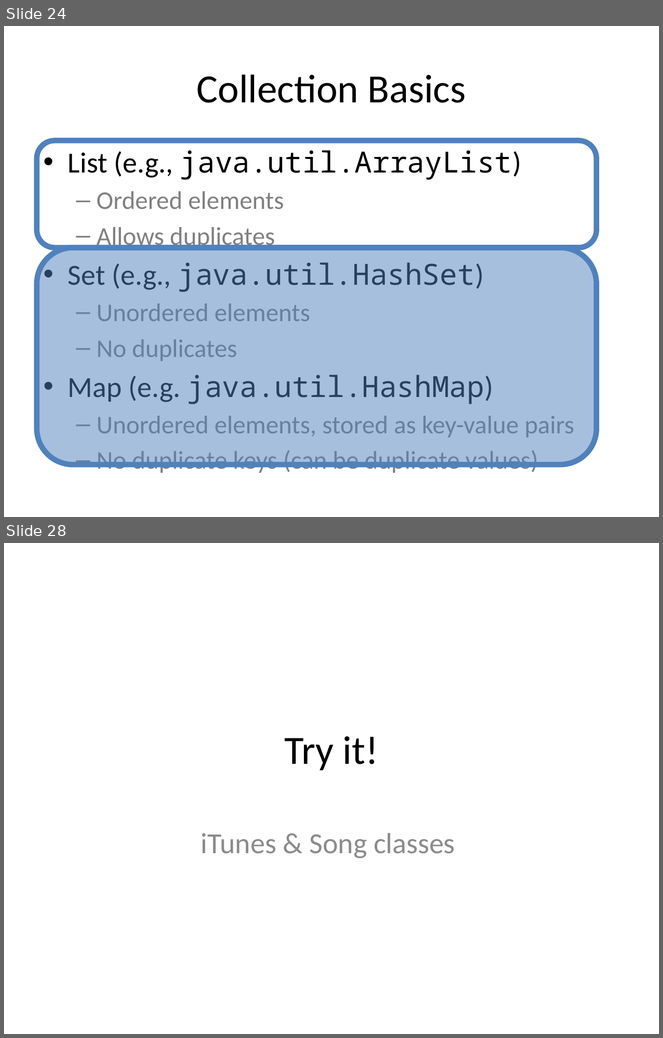
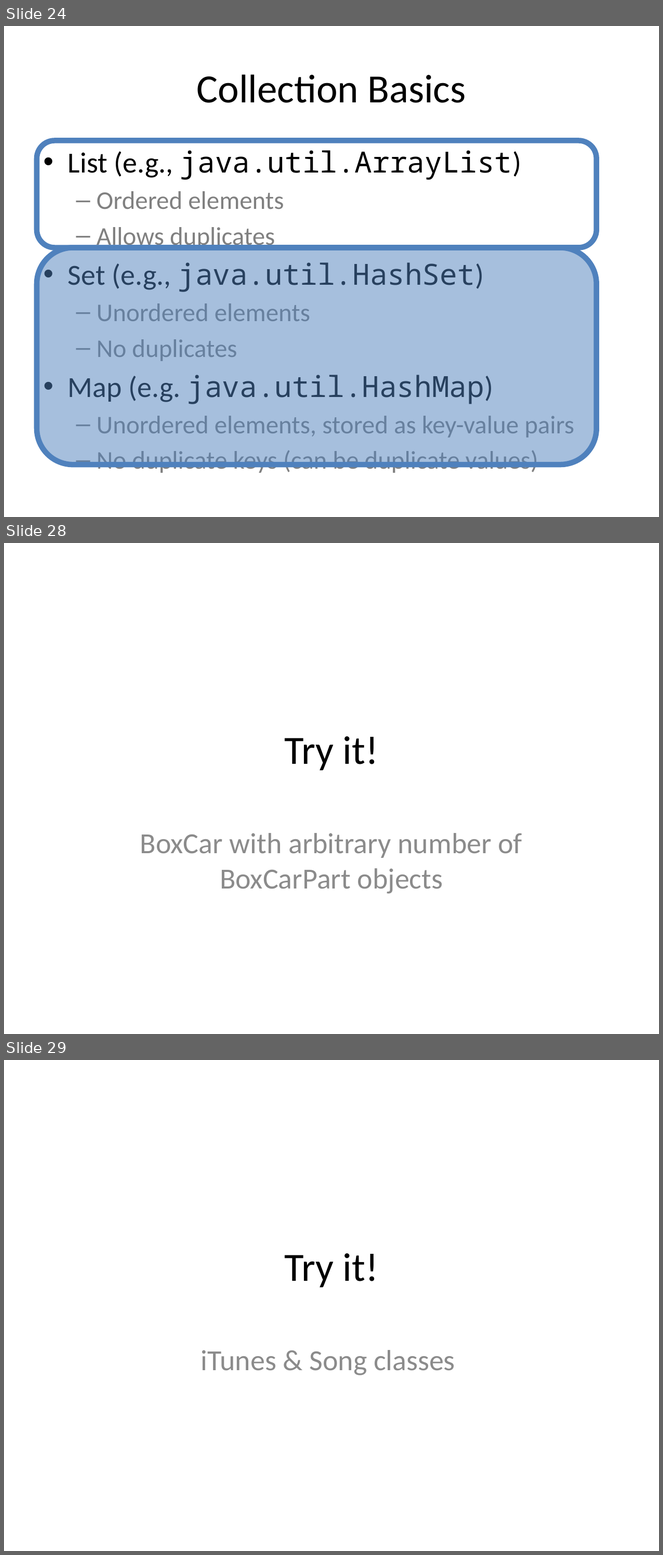
Before and after one commit to emhill/151-S15, a slide deck: src/morea/materials/08-Collections.pptx. Shown one above the other, each under a label of ours: slides 24 and 28 before the commit, slides 24, 28 and 29 after it; the slides between them are not shown. The pictures are 663x1038 and 663x1555 pixels, drawn with LibreOffice and Linux fonts; fonts in the diff are those of the drawing. Boxes give left, top, right and bottom in pixels: in the first picture for what was removed or moved away, otherwise in the second. Text is boxed around its words. In the diff, an @@ line names an element or a change of style, - is before the commit and + after.

```diff
--- a/src/morea/materials/08-Collections.pptx
+++ b/src/morea/materials/08-Collections.pptx
@@ slide 28 added at [4, 543, 659, 1034], background #FFFFFF @@
@@ title added at [285, 736, 378, 771], 44 pt, text #000000 @@
+Try it!
@@ subtitle added at [140, 833, 522, 894], 32 pt, text #8C8C8C @@
+BoxCar with arbitrary number of BoxCarPart objects
@@ what was slide 28 is now slide 29 @@
```
Also in this commit, not shown: 1 slide changed, 9 other files.
